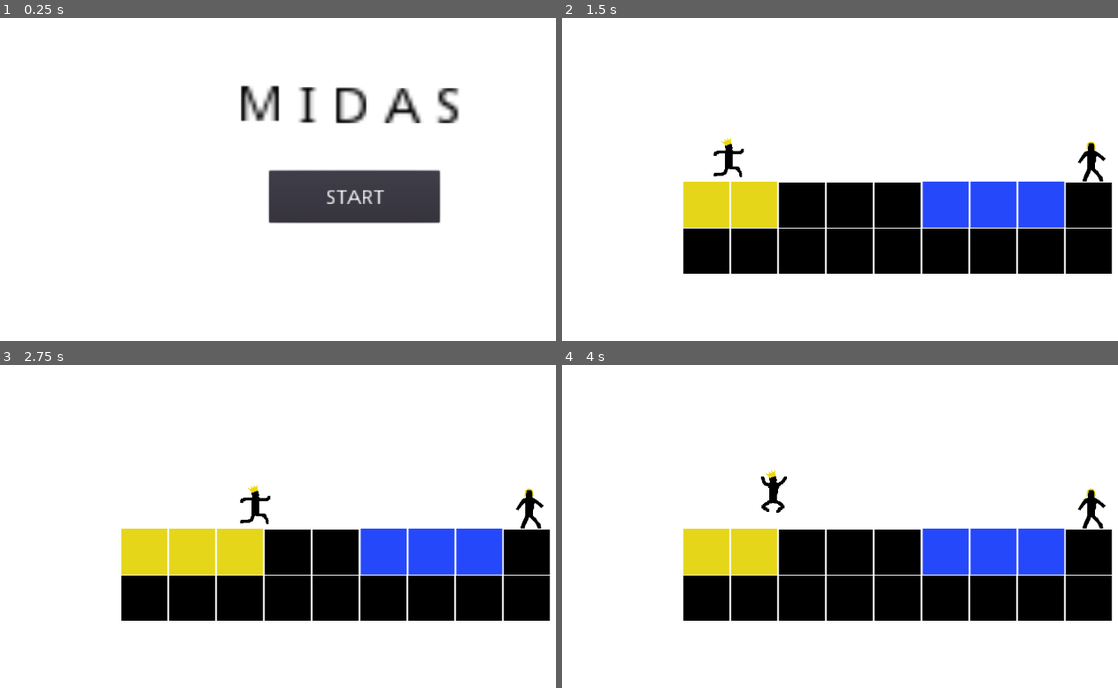
Above: before the commit, frames 1-4 (two rows, left to right).
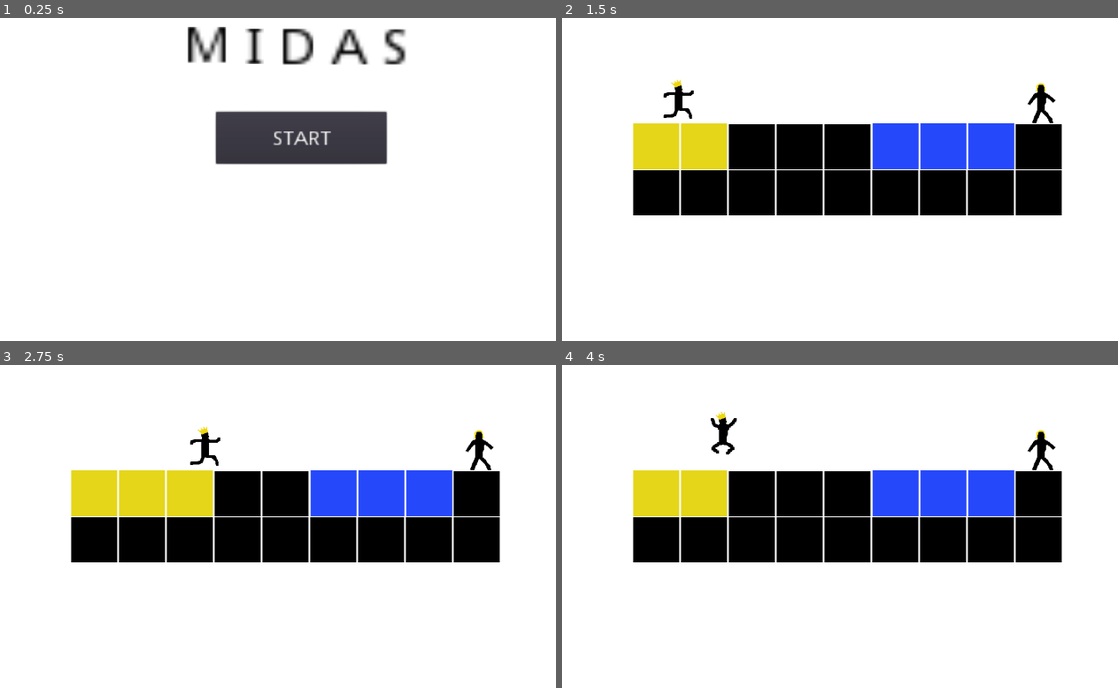
Above: after the commit, the same moments.

Repository: meburns/midas
Game: Godot game, scene res://src/Menu.tscn
Same seed, same stepped clock (60 frames per second), same inputs: the game is played once before the commit and once after it.
Inputs:
- Up to frame 1 (0.25 s): no input
- Up to frame 2 (1.5 s): click "START" at 0.5 s; tap Enter (ui_accept) at 1.25 s; hold Right (move_right) from 1.28 s (still down); tap R (refresh) at 1.35 s
- Up to frame 3 (2.75 s): keep holding Right (move_right); tap Space (jump) at 1.52, 2.27 s; tap R (refresh) at 2.1 s
- Up to frame 4 (4 s): release Right (move_right) at 2.78 s; hold A (move_left) 2.78-3.53 s; tap R (refresh) at 2.85, 3.6 s; hold Right (move_right) from 3.53 s (still down); tap Space (jump) at 3.77 s

The runs differ from the first frame. In frame 1, 14% of the frame differs, in the area x 33-83%, y 2-64%; in frame 2, 35%; in frame 3, 35%, in the area x 12-100%, y 19-80%; in frame 4, 35%.

Commit message:
Remove duplicate cameras on each scene

Diff:
--- /dev/null
+++ b/src/MainCamera.tscn
@@ -0,0 +1,5 @@
+[gd_scene format=2]
+
+[node name="Camera2D" type="Camera2D"]
+position = Vector2( 461.885, 299.025 )
+current = true
--- a/src/Menu.tscn
+++ b/src/Menu.tscn
@@ -1,8 +1,9 @@
-[gd_scene load_steps=4 format=2]
+[gd_scene load_steps=5 format=2]
 
 [ext_resource path="res://assets/background.png" type="Texture" id=1]
 [ext_resource path="res://src/Menu.gd" type="Script" id=2]
 [ext_resource path="res://assets/menu.wav" type="AudioStream" id=3]
+[ext_resource path="res://src/MainCamera.tscn" type="PackedScene" id=4]
 
 [node name="Menu" type="Node2D"]
 script = ExtResource( 2 )
@@ -19,10 +20,6 @@
 __meta__ = {
 "_edit_use_anchors_": false
 }
-
-[node name="Camera2D" type="Camera2D" parent="."]
-position = Vector2( 511.999, 298.8 )
-current = true
 
 [node name="Button" type="Button" parent="."]
 margin_left = 367.526
@@ -62,4 +59,7 @@
 
 [node name="MenuMusic" type="AudioStreamPlayer" parent="."]
 stream = ExtResource( 3 )
+
+[node name="Camera2D" parent="." instance=ExtResource( 4 )]
+position = Vector2( 602.076, 398.617 )
 [connection signal="pressed" from="Button" to="." method="_on_Button_pressed"]
--- a/src/levels/Level1.tscn
+++ b/src/levels/Level1.tscn
@@ -48,10 +48,6 @@
 [node name="Outside" parent="." instance=ExtResource( 5 )]
 position = Vector2( 325.142, -240 )
 
-[node name="Camera2D" type="Camera2D" parent="."]
-position = Vector2( 375, 200.044 )
-current = true
-
 [node name="Block" parent="." instance=ExtResource( 4 )]
 position = Vector2( 22, 367 )
 
--- a/src/levels/Level10.tscn
+++ b/src/levels/Level10.tscn
@@ -41,10 +41,6 @@
 
 [node name="Outside" parent="." instance=ExtResource( 5 )]
 position = Vector2( 325.142, -240 )
-
-[node name="Camera2D" type="Camera2D" parent="."]
-position = Vector2( 375, 200.044 )
-current = true
 
 [node name="Block" parent="." instance=ExtResource( 4 )]
 position = Vector2( -59, 445 )
--- a/src/levels/Level11.tscn
+++ b/src/levels/Level11.tscn
@@ -42,10 +42,6 @@
 [node name="Outside" parent="." instance=ExtResource( 5 )]
 position = Vector2( 325.142, -240 )
 
-[node name="Camera2D" type="Camera2D" parent="."]
-position = Vector2( 375, 200.044 )
-current = true
-
 [node name="Block" parent="." instance=ExtResource( 4 )]
 position = Vector2( 22, 367 )
 
--- a/src/levels/Level12.tscn
+++ b/src/levels/Level12.tscn
@@ -48,10 +48,6 @@
 [node name="Outside" parent="." instance=ExtResource( 5 )]
 position = Vector2( 325.142, -240 )
 
-[node name="Camera2D" type="Camera2D" parent="."]
-position = Vector2( 375, 200.044 )
-current = true
-
 [node name="Block" parent="." instance=ExtResource( 4 )]
 position = Vector2( 22, 367 )
 
--- a/src/levels/Level13.tscn
+++ b/src/levels/Level13.tscn
@@ -41,10 +41,6 @@
 
 [node name="Outside" parent="." instance=ExtResource( 5 )]
 position = Vector2( 325.142, -240 )
-
-[node name="Camera2D" type="Camera2D" parent="."]
-position = Vector2( 375, 200.044 )
-current = true
 
 [node name="Block" parent="." instance=ExtResource( 4 )]
 position = Vector2( -59, 133 )
--- a/src/levels/Level14.tscn
+++ b/src/levels/Level14.tscn
@@ -42,10 +42,6 @@
 [node name="Outside" parent="." instance=ExtResource( 5 )]
 position = Vector2( 325.142, -240 )
 
-[node name="Camera2D" type="Camera2D" parent="."]
-position = Vector2( 375, 200.044 )
-current = true
-
 [node name="Block" parent="." instance=ExtResource( 4 )]
 position = Vector2( 265, 289 )
 
--- a/src/levels/Level2.tscn
+++ b/src/levels/Level2.tscn
@@ -45,10 +45,6 @@
 [node name="Outside" parent="." instance=ExtResource( 5 )]
 position = Vector2( 325.142, -240 )
 
-[node name="Camera2D" type="Camera2D" parent="."]
-position = Vector2( 375, 200.044 )
-current = true
-
 [node name="Block" parent="." instance=ExtResource( 4 )]
 position = Vector2( 22, 367 )
 
--- a/src/levels/Level3.tscn
+++ b/src/levels/Level3.tscn
@@ -44,10 +44,6 @@
 
 [node name="Outside" parent="." instance=ExtResource( 5 )]
 position = Vector2( 325.142, -240 )
-
-[node name="Camera2D" type="Camera2D" parent="."]
-position = Vector2( 375, 200.044 )
-current = true
 
 [node name="Block" parent="." instance=ExtResource( 4 )]
 position = Vector2( -59, 367 )
--- a/src/levels/Level4.tscn
+++ b/src/levels/Level4.tscn
@@ -41,10 +41,6 @@
 
 [node name="Outside" parent="." instance=ExtResource( 5 )]
 position = Vector2( 325.142, -240 )
-
-[node name="Camera2D" type="Camera2D" parent="."]
-position = Vector2( 375, 200.044 )
-current = true
 
 [node name="Block" parent="." instance=ExtResource( 4 )]
 position = Vector2( 30, 367 )
--- a/src/levels/Level5.tscn
+++ b/src/levels/Level5.tscn
@@ -41,10 +41,6 @@
 
 [node name="Outside" parent="." instance=ExtResource( 5 )]
 position = Vector2( 325.142, -240 )
-
-[node name="Camera2D" type="Camera2D" parent="."]
-position = Vector2( 375, 200.044 )
-current = true
 
 [node name="Block" parent="." instance=ExtResource( 4 )]
 position = Vector2( 184, 367 )
--- a/src/levels/Level6.tscn
+++ b/src/levels/Level6.tscn
@@ -41,10 +41,6 @@
 
 [node name="Outside" parent="." instance=ExtResource( 5 )]
 position = Vector2( 325.142, -240 )
-
-[node name="Camera2D" type="Camera2D" parent="."]
-position = Vector2( 375, 200.044 )
-current = true
 
 [node name="Block" parent="." instance=ExtResource( 4 )]
 position = Vector2( 22, 367 )
--- a/src/levels/Level7.tscn
+++ b/src/levels/Level7.tscn
@@ -42,10 +42,6 @@
 [node name="Outside" parent="." instance=ExtResource( 5 )]
 position = Vector2( 325.142, -240 )
 
-[node name="Camera2D" type="Camera2D" parent="."]
-position = Vector2( 375, 200.044 )
-current = true
-
 [node name="Block" parent="." instance=ExtResource( 4 )]
 position = Vector2( 22, 367 )
 
--- a/src/levels/Level8.tscn
+++ b/src/levels/Level8.tscn
@@ -41,10 +41,6 @@
 
 [node name="Outside" parent="." instance=ExtResource( 5 )]
 position = Vector2( 325.142, -240 )
-
-[node name="Camera2D" type="Camera2D" parent="."]
-position = Vector2( 375, 200.044 )
-current = true
 
 [node name="Block" parent="." instance=ExtResource( 4 )]
 position = Vector2( 22, 133 )
--- a/src/levels/Level9.tscn
+++ b/src/levels/Level9.tscn
@@ -42,10 +42,6 @@
 [node name="Outside" parent="." instance=ExtResource( 5 )]
 position = Vector2( 325.142, -240 )
 
-[node name="Camera2D" type="Camera2D" parent="."]
-position = Vector2( 375, 200.044 )
-current = true
-
 [node name="Block" parent="." instance=ExtResource( 4 )]
 position = Vector2( 22, 445 )
 
